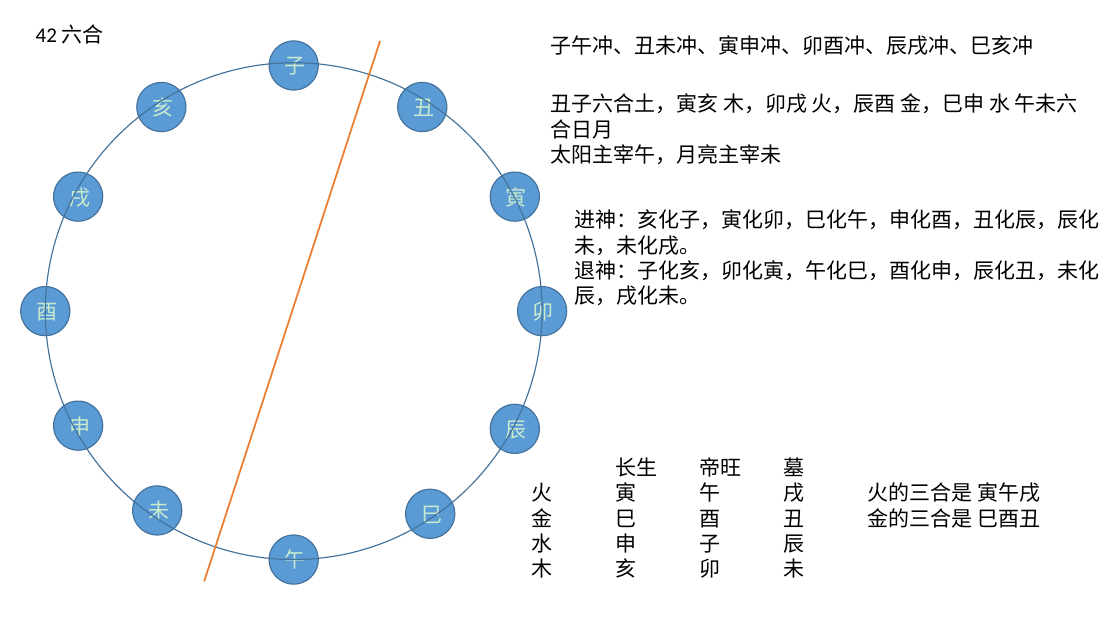
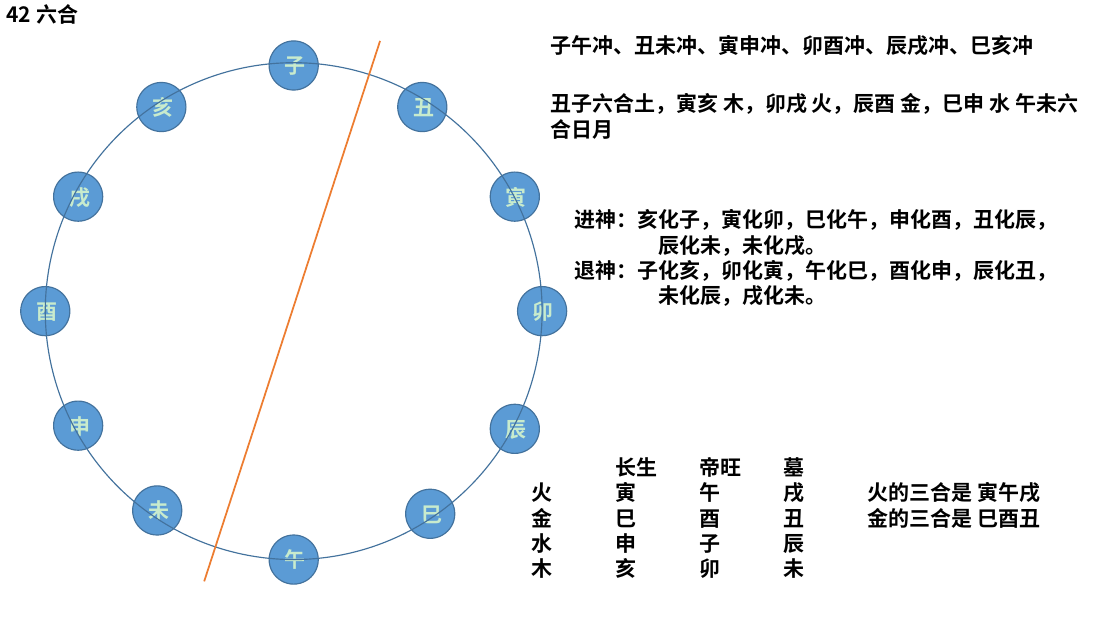
Before and after one commit to JasonBourne33/cNote, a slide deck: slide 5 of prophecy/学魔法.pptx. Drawn at 1120x630 pixels with LibreOffice and Linux fonts; fonts in the diff are those of the drawing. Boxes give left, top, right and bottom in pixels: in the first picture for what was removed or moved away, otherwise in the second. Text is boxed around its words. In the diff, an @@ line names an element or a change of style, - is before the commit and + after.

```diff
--- a/prophecy/学魔法.pptx
+++ b/prophecy/学魔法.pptx
@@ text "42 六合": place and size @@
-text "42 六合" at [36,24,104,44]
+text "42 六合" at [7,4,78,24]
@@ font Calibri to Noto Sans CJK SC, bold on in 10 elements at [398,82,447,131], [491,172,539,221], [491,404,539,453], [269,535,318,584], [21,287,70,335], [54,172,103,221], [550,35,1033,55], [615,454,1040,528], [7,4,78,24], [550,93,1078,139] @@
@@ text at [550,144,781,164]: paragraph removed @@
-太阳主宰午，月亮主宰未
@@ text at [575,209,1058,306]: text changed; font Calibri to Noto Sans CJK SC; bold on @@
-进神：亥化子，寅化卯，巳化午，申化酉，丑化辰，辰化未，未化戌。
-退神：子化亥，卯化寅，午化巳，酉化申，辰化丑，未化辰，戌化未。
+进神：亥化子，寅化卯，巳化午，申化酉，丑化辰，
+辰化未，未化戌。
+退神：子化亥，卯化寅，午化巳，酉化申，辰化丑，
+未化辰，戌化未。
```
Also in this commit, not shown: 3 other files.
